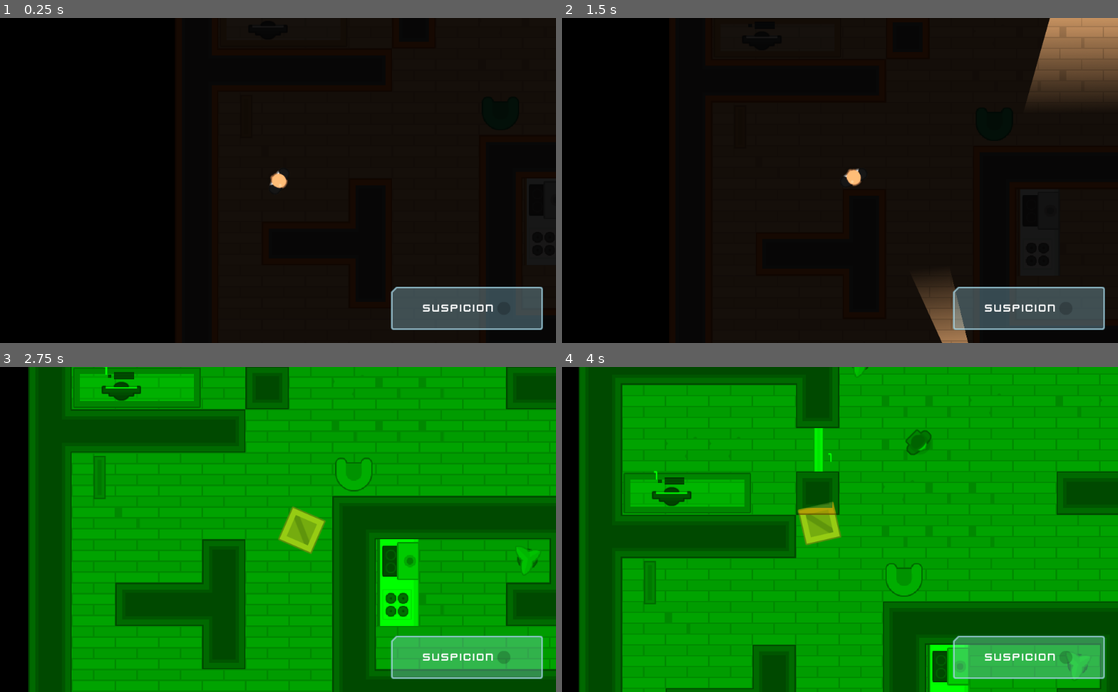
Above: before the commit, frames 1-4 (two rows, left to right).
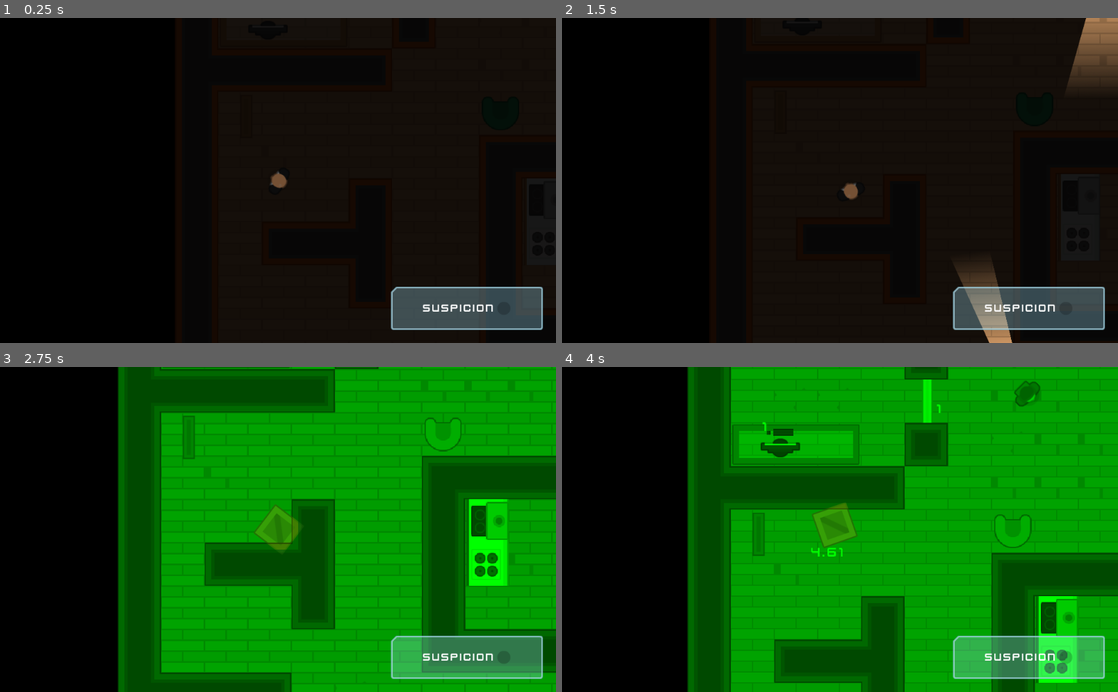
Above: after the commit, the same moments.

Repository: oboshape-godot/4-Heist-Meisters-3.2
Game: Godot game, scene res://Scenes/Levels/Level1.tscn
Two runs of this game, one before a commit and one after it. Both use one fixed random seed, a clock stepped at 60 frames per second and the inputs below. Sound files missing from this copy of the repository are replaced by a short silence.
Inputs (mouse positions are in pixels of both pictures, inside the frame that each line leads up to):
- Up to frame 1 (0.25 s): no input
- Up to frame 2 (1.5 s): tap Enter at 0.5 s; move the mouse to (806, 115) at 0.52 s; hold D (move_right) 0.53-1.28 s; tap E (toggle_disguise) at 0.6, 1.35 s; click (806, 115) at 0.67 s; move the mouse to (778, 27) at 1.27 s; hold S (move_down) from 1.28 s (still down); click (778, 27) at 1.42 s
- Up to frame 3 (2.75 s): move the mouse to (333, 458) at 2.02 s; release S (move_down) at 2.03 s; hold D (move_right) from 2.03 s (still down); tap Space (toggle_vision_mode) at 2.1 s; tap E (toggle_disguise) at 2.3 s
- Up to frame 4 (4 s): move the mouse to (812, 594) at 2.77 s; release D (move_right) at 2.78 s; hold W (move_up) 2.78-3.53 s; tap E (toggle_disguise) at 2.85, 3.6 s; click (812, 594) at 2.92 s; move the mouse to (789, 402) at 3.52 s; hold A (move_left) from 3.53 s (still down); click (789, 402) at 3.67 s

The runs differ from the first frame. In frame 1, 0.1% of the frame differs, in the area x 48-52%, y 47-53%; in frame 2, 5.9%; in frame 3, 63%, in the area x 5-100%, y 0-100%; in frame 4, 57%.

Commit message:
risky disguises - after lecture and some minor tweaks

Diff:
--- a/Scenes/Characters/NPCs/Guard.gd
+++ b/Scenes/Characters/NPCs/Guard.gd
@@ -46,6 +46,7 @@
 	var new_destination = possible_destinations[randi()%possible_destinations.size()-1]
 	path = _navigation.get_simple_path(position,new_destination.global_position, false)
 
+
 func _on_Timer_timeout():
 	_startDelayDone = true
 	make_path()
--- a/Scenes/Characters/Player.tscn
+++ b/Scenes/Characters/Player.tscn
@@ -1,8 +1,9 @@
-[gd_scene load_steps=4 format=2]
+[gd_scene load_steps=5 format=2]
 
 [ext_resource path="res://Scenes/Characters/TemplateCharacter.tscn" type="PackedScene" id=1]
 [ext_resource path="res://Imported Assets/GFX/PNG/Hitman 1/hitman1_stand.png" type="Texture" id=2]
 [ext_resource path="res://Scripts/Player.gd" type="Script" id=3]
+[ext_resource path="res://Interface/White_Label_text_style.tres" type="Theme" id=4]
 
 [node name="Player" instance=ExtResource( 1 )]
 collision_layer = 1
@@ -21,3 +22,22 @@
 
 [node name="Light2D" type="Light2D" parent="." index="3"]
 texture = ExtResource( 2 )
+energy = 0.6
+
+[node name="Timer" type="Timer" parent="." index="4"]
+process_mode = 0
+wait_time = 3.0
+one_shot = true
+
+[node name="disguise_time" type="Label" parent="." index="5"]
+margin_left = -34.9202
+margin_top = 28.1737
+margin_right = 40.0798
+margin_bottom = 51.1737
+theme = ExtResource( 4 )
+text = "00.00"
+__meta__ = {
+"_edit_group_": true,
+"_edit_use_anchors_": false
+}
+[connection signal="timeout" from="Timer" to="." method="reveal"]
--- a/Scenes/Levels/Level1.tscn
+++ b/Scenes/Levels/Level1.tscn
@@ -725,7 +725,7 @@
 [node name="Player" parent="." index="1"]
 position = Vector2( 151.727, 451.015 )
 
-[node name="Camera2D" parent="Player" index="4"]
+[node name="Camera2D" parent="Player" index="6"]
 zoom = Vector2( 0.8, 0.8 )
 
 [node name="VisionMode" parent="." index="2"]
--- a/Scripts/Player.gd
+++ b/Scripts/Player.gd
@@ -3,6 +3,10 @@
 
 var motion = Vector2() # motion velocity of player
 var moveInputDir = Vector2() # used to record direction inputs
+var velocity_multiplier = 1
+export var disguise_slowdown = 0.25
+
+var disguise_label_position_offset : Vector2
 
 const PLAYER_SPRITE = preload("res://Imported Assets/GFX/PNG/Hitman 1/hitman1_stand.png")
 const BOX_SPRITE = preload("res://Imported Assets/GFX/PNG/Tiles/tile_129.png")
@@ -13,13 +17,25 @@
 enum COLLISION_LAYER { player = 1, disguised = 512 }
 
 var is_disguised : bool = false
+export var disguise_duration : float = 5.0
+export var number_of_disguises = 3
+
+
+func _ready():
+	$Timer.wait_time = disguise_duration
+	disguise_label_position_offset = $disguise_time.rect_position
+	reveal()
+
 
 func _process(_delta):
 	update_motion(_delta)
+	if is_disguised:
+		$disguise_time.text = str($Timer.time_left).pad_decimals(2)
+		set_disguise_Label_transform()
 
 
 func _physics_process(_delta):
-	var _remainder = move_and_slide(motion)
+	var _remainder = move_and_slide(motion * velocity_multiplier)
 
 func update_motion(_delta):
 	# point towards the mouse cursor
@@ -56,11 +72,11 @@
 
 func toggle_disguise() -> void :
 	if is_disguised:
+		is_disguised = false
 		reveal()
-		is_disguised = false
-	else:
+	elif number_of_disguises > 0:
+		is_disguised = true
 		disguise()
-		is_disguised = true
 
 func reveal() -> void:
 	$Sprite.texture = PLAYER_SPRITE
@@ -68,9 +84,25 @@
 	$LightOccluder2D.occluder = HUMAN_LIGHT_OCCLUDER
 	collision_layer = COLLISION_LAYER.player
 
+	velocity_multiplier = 1
+
+	$disguise_time.hide()
+	is_disguised = false
+
 
 func disguise() -> void:
 	$Sprite.texture = BOX_SPRITE
 	$Light2D.texture = BOX_SPRITE
 	$LightOccluder2D.occluder = CRATE_LIGHT_OCCLUDER
 	collision_layer = COLLISION_LAYER.disguised
+
+	velocity_multiplier = disguise_slowdown
+
+	$Timer.start()
+	$disguise_time.show()
+	is_disguised = true
+	number_of_disguises -= 1
+
+func set_disguise_Label_transform():
+	$disguise_time.rect_global_position = position + disguise_label_position_offset
+	$disguise_time.set_rotation(-global_rotation)
